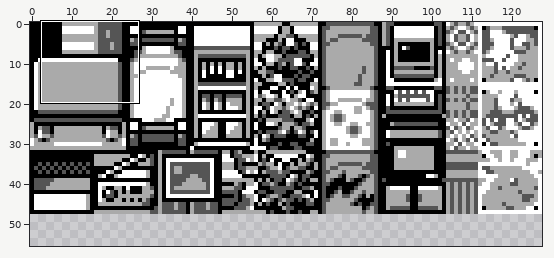
Two versions of one sprite sheet, gfx/tilesets/players_room.png. Above, an overview of the earlier version with the close-up marked.
Close-up. Old version:
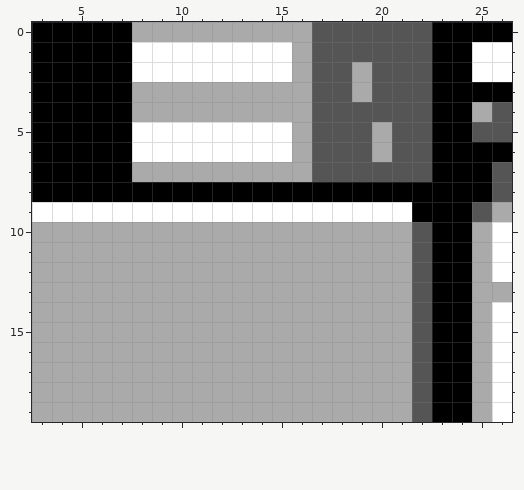
The file is 128x48 pixels. Shown: x 3..26, y 0..19. The old version is drawn lined up with the new one, on the new canvas. The commit also changed other parts of the picture, which this record leaves out.
New version:
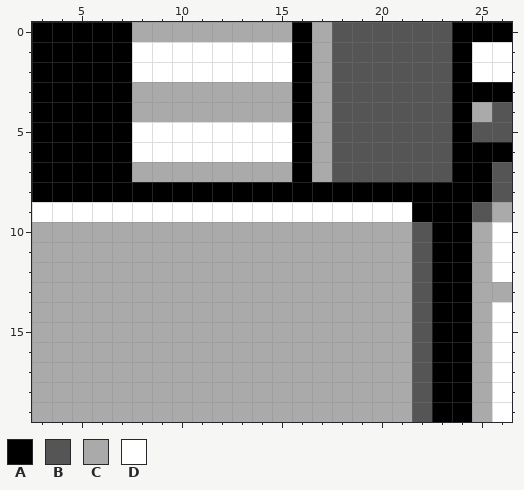
Palette (. is transparent): A #000000  B #555555  C #aaaaaa  D #ffffff
Change:
canvas 128x48 -> 128x56
Changed rows in their new state; - is an unchanged pixel.
first column x 16:
 0 AC-----B
 1 AC-----B
 2 AC-B---B
 3 AC-B---B
 4 AC-----B
 5 AC--B--B
 6 AC--B--B
 7 AC-----B
Where, in picture pixels (left, top, right, bottom), the same in both close-ups:
changed: (292, 22, 452, 182)
